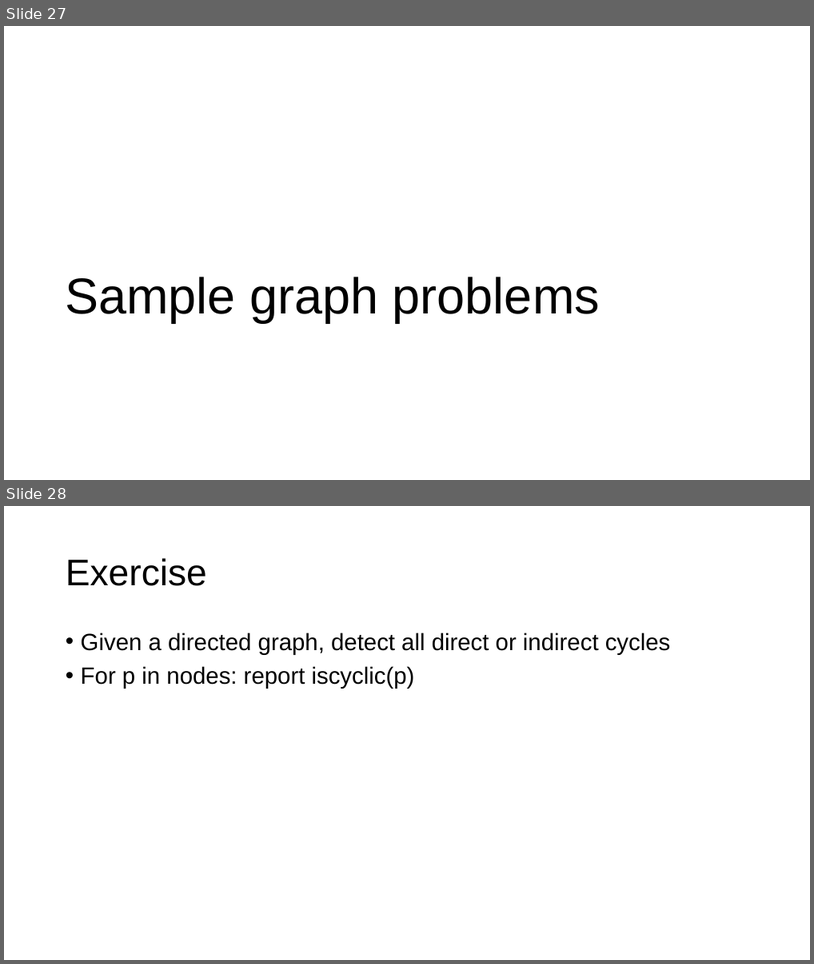
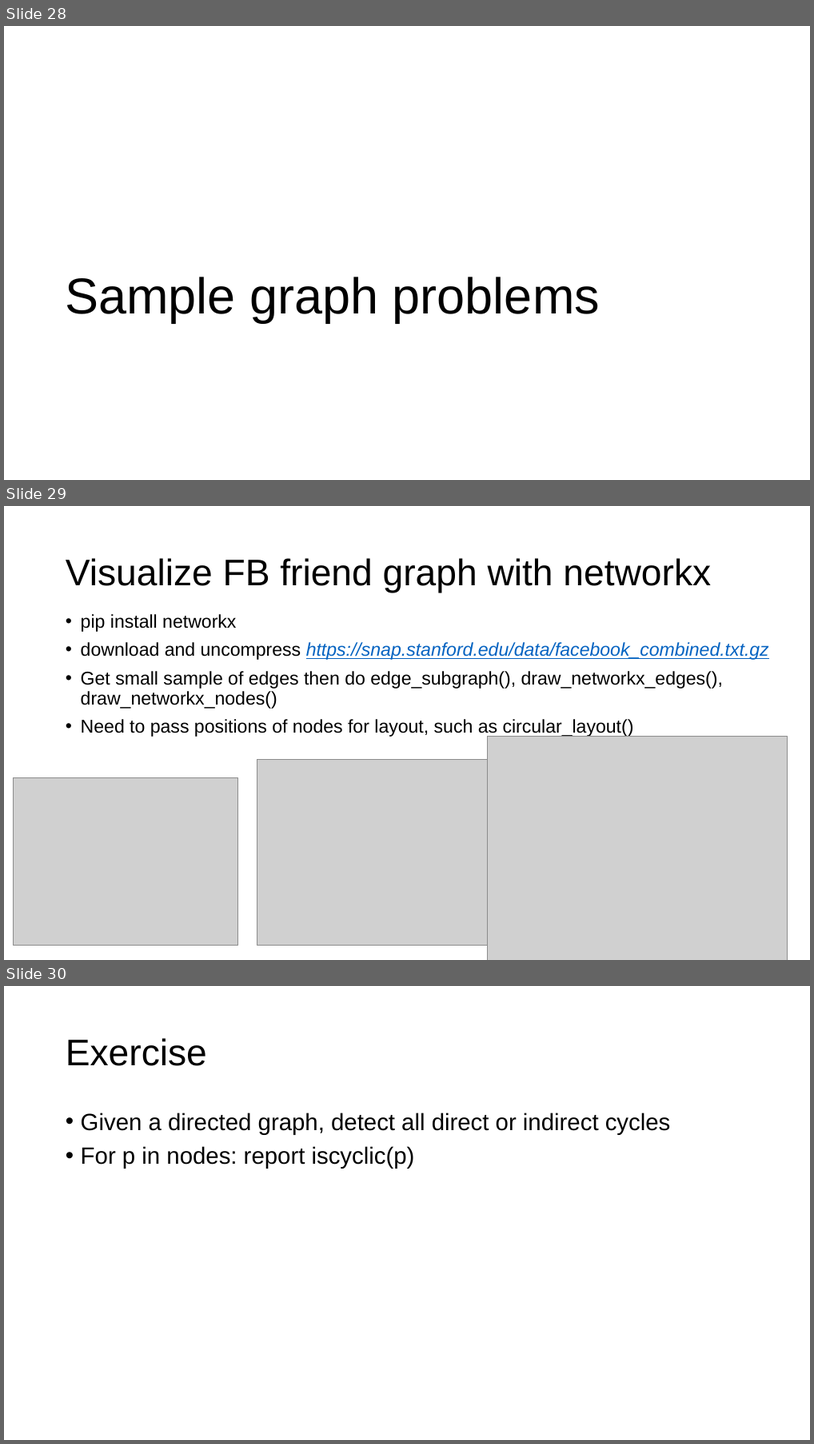
Before and after one commit to parrt/msds689, a slide deck: notes/graphs.pptx. Shown one above the other, each under a label of ours: slides 27 and 28 before the commit, slides 28, 29 and 30 after it. The pictures are 814x964 and 814x1444 pixels, drawn with LibreOffice and Linux fonts; fonts in the diff are those of the drawing; grey boxes stand for pictures; background and template pictures are left out. Boxes give left, top, right and bottom in pixels: in the first picture for what was removed or moved away, otherwise in the second. Text is boxed around its words. In the diff, an @@ line names an element or a change of style, - is before the commit and + after.

```diff
--- a/notes/graphs.pptx
+++ b/notes/graphs.pptx
@@ slide 29 added at (4, 506, 810, 960), background #FFFFFF @@
@@ title added at (66, 558, 711, 593), 44 pt, text #000000 @@
+Visualize FB friend graph with networkx
@@ text added at (81, 614, 770, 737), 22 pt, text #000000 @@
+• pip install networkx
+• download and uncompress https://snap.stanford.edu/data/facebook_combined.txt.gz
+• Get small sample of edges then do edge_subgraph(), draw_networkx_edges(), draw_networkx_nodes()
+• Need to pass positions of nodes for layout, such as circular_layout()
@@ picture added at (488, 736, 788, 960) @@
@@ picture added at (258, 760, 506, 945) @@
@@ picture added at (14, 778, 238, 945) @@
@@ what was slide 27 is now slide 28 @@
@@ what was slide 28 is now slide 30 @@
```
Also in this commit, not shown: 2 slides changed, 1 other slide added, 2 other files.
